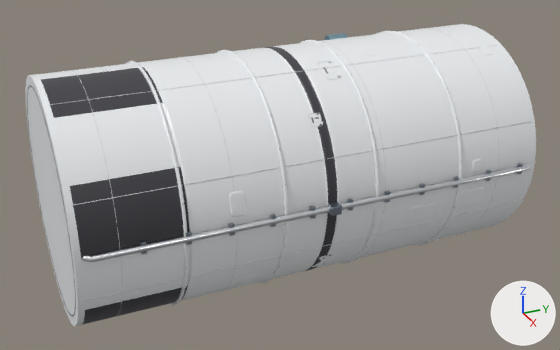
The glTF model assets-src/ship-modules/tank-12-main.glb: old version first, new version second.
One viewpoint serves both versions: a camera (50 mm lens) standing at (17.35, -7.81, 8.25) and looking at (0.2, -0.09, -0.33). The lights are fixed; the arrows at lower right show +X, +Y and +Z. The first picture is the older version. Vertices at exactly the same position are counted once.

In view in the first picture: 'cryo_feedline', 'tank-band', 'tank-band.001', 'tank-band.002', 'tank-band.003', 'tank_end_rim_1.0', 'tank_hull', 'tank_surface_panels' and 10 more.
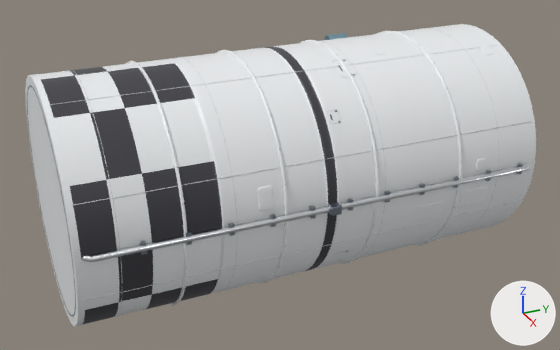
Edits to the bpy script that builds the scene:
```text
Change me_tank_hull:
    used by ob_tank_hull; location = (0.0, 0.0, 0.0)
    remove me_tank_hull.from_pydata(...)  # 37440 vertices, 74876 faces; spans x -3.0..3.0, y -6.0..6.0, z -3.0..3.0
    add me_tank_hull.from_pydata(...)  # 37632 vertices, 75260 faces; spans x -3.0..3.0, y -6.0..6.0, z -3.0..3.0
    me_tank_hull part 1: 192 vertices added at x -3.0..3.0, y -4.35, z -3.0..3.0
    me_tank_hull part 2: 4608 faces spanning x -3.0..3.0, y -5.1..-2.75, z -3.0..3.0 switch from mat_mat_tank_paint_white (white #f1f3f6) to mat_mat_tank_paint_black (dark grey #3f3f45)
    me_tank_hull part 3: 2304 faces spanning x -3.0..3.0, y -5.1..-4.38, z -3.0..3.0 switch from mat_mat_tank_paint_black (dark grey #3f3f45) to mat_mat_tank_paint_white (white #f1f3f6)
```

What differs and where, as boxes [x1, y1, x2, y2] in the pictures (560 x 350 px):
part 1 of me_tank_hull, added
    after: [101, 67, 155, 310]
part 2 of me_tank_hull, recoloured (white to dark grey)
    both: [69, 63, 222, 302]
part 3 of me_tank_hull, recoloured (dark grey to white)
    both: [74, 72, 151, 317]
